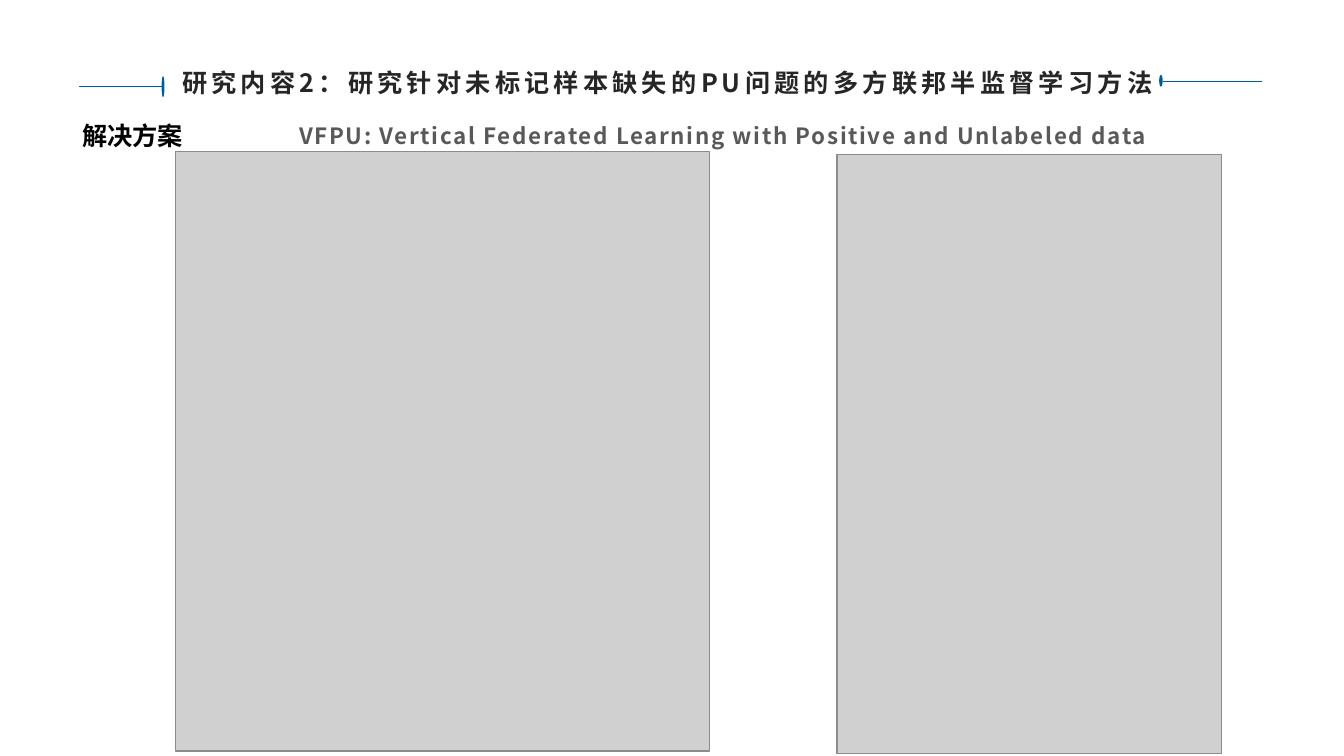
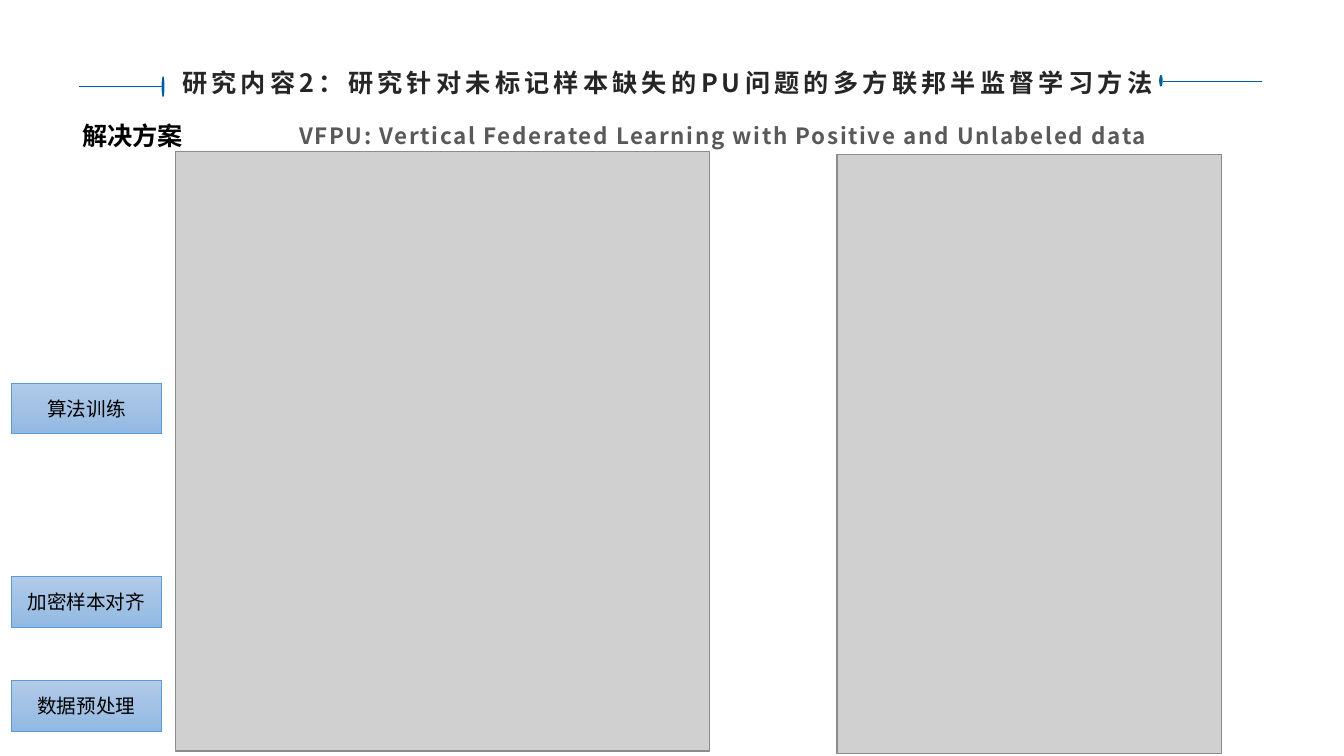
Before and after one commit to lvjiuluan/idea-projects, a slide deck: slide 19 of Git桌面-不放大文件/中期准备/中期报告和ppt/我的中期/吕九峦-中期PPT - v1.3.pptx. Drawn at 1344x756 pixels with LibreOffice and Linux fonts; fonts in the diff are those of the drawing; grey boxes stand for pictures; background and template pictures are left out. Boxes give left, top, right and bottom in pixels: in the first picture for what was removed or moved away, otherwise in the second. Text is boxed around its words. In the diff, an @@ line names an element or a change of style, - is before the commit and + after.

```diff
--- a/Git桌面-不放大文件/中期准备/中期报告和ppt/我的中期/吕九峦-中期PPT - v1.3.pptx
+++ b/Git桌面-不放大文件/中期准备/中期报告和ppt/我的中期/吕九峦-中期PPT - v1.3.pptx
@@ rectangle added at [11,383,161,434], fill gradient #B1CBE9 to #A3C1E5 to #93B9E4, outline #5B9BD5 0.5 pt, 14 pt, text #000000 @@
+算法训练
@@ rectangle added at [11,577,161,627], fill gradient #B1CBE9 to #A3C1E5 to #93B9E4, outline #5B9BD5 0.5 pt, 14 pt, text #000000 @@
+加密样本对齐
@@ rectangle added at [11,681,161,731], fill gradient #B1CBE9 to #A3C1E5 to #93B9E4, outline #5B9BD5 0.5 pt, 14 pt, text #000000 @@
+数据预处理
```
Also in this commit, not shown: 4 other slides changed.
